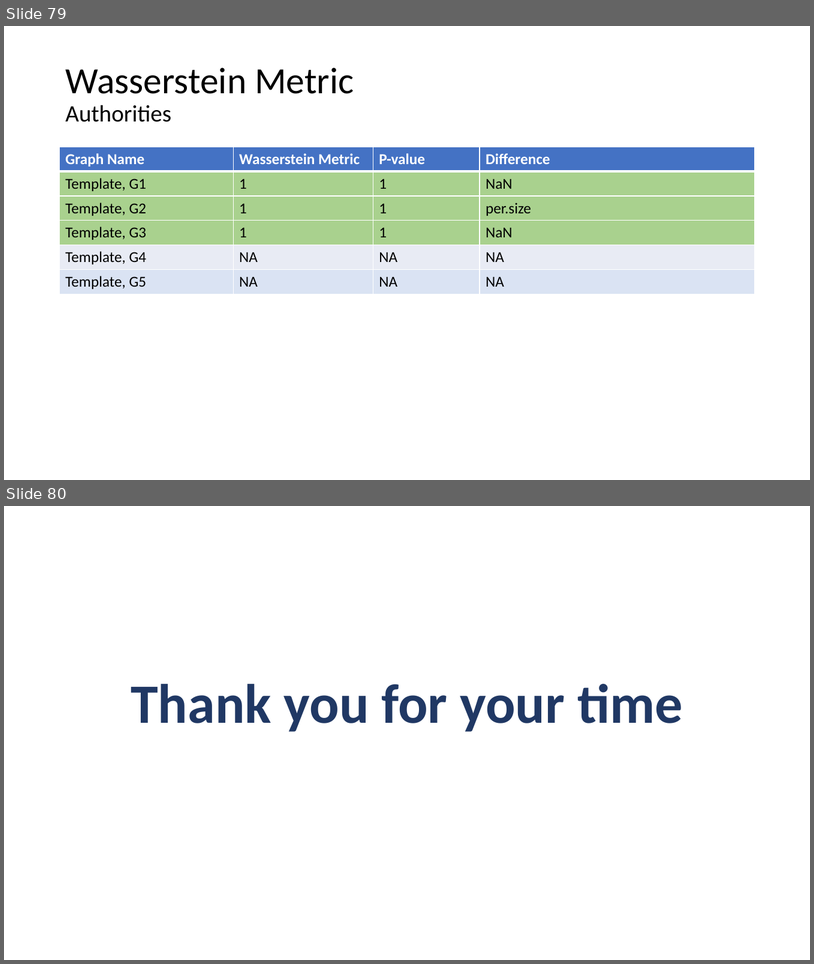
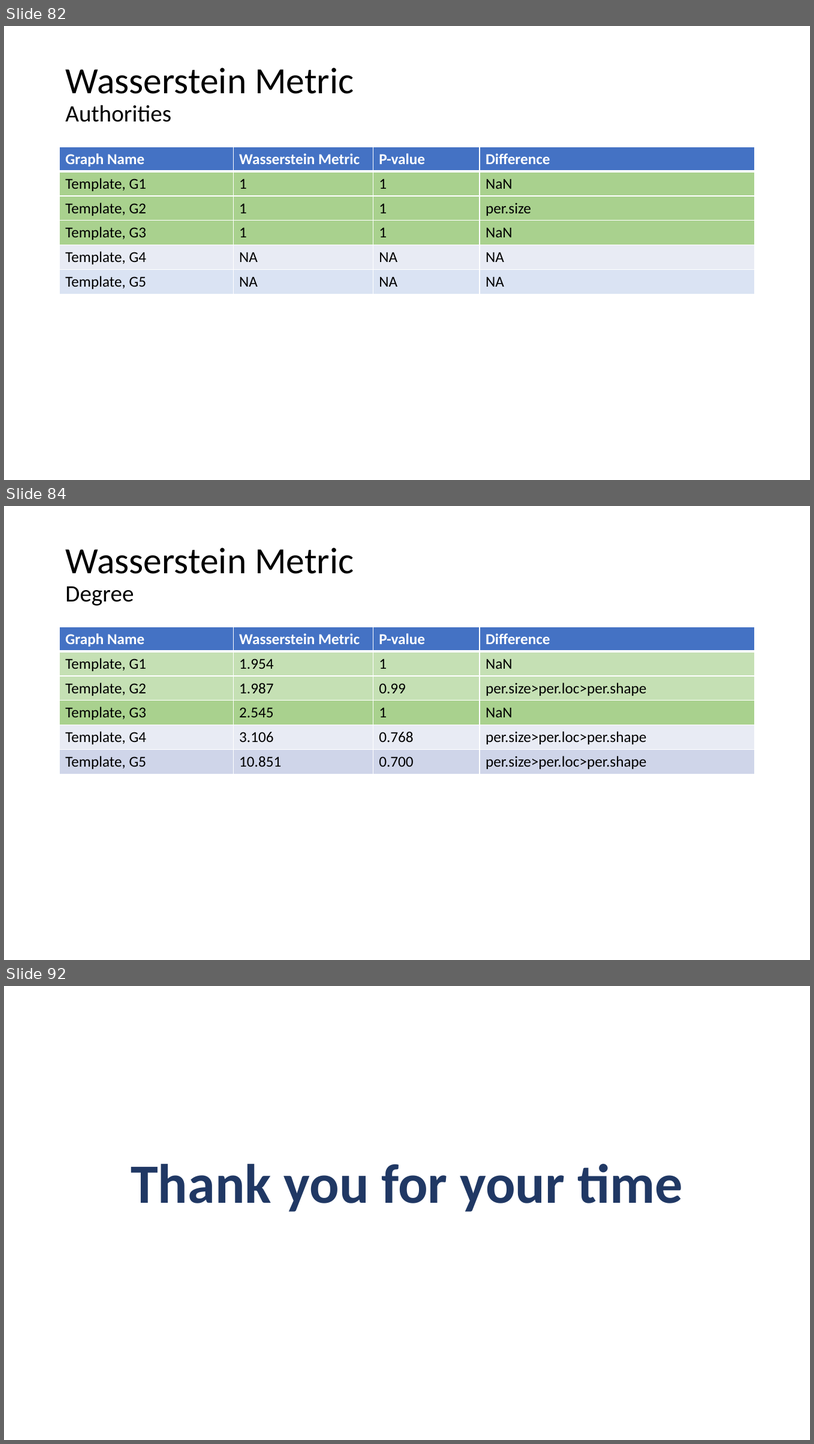
Before and after one commit to AtrayeeNeog/Visualization_2019-20, a slide deck: Documentation/Presentation/Project_Presentation_v2.pptx. Shown one above the other, each under a label of ours: slides 79 and 80 before the commit, slides 82, 84 and 92 after it; the slides between them are not shown. The pictures are 814x964 and 814x1444 pixels, drawn with LibreOffice and Linux fonts; fonts in the diff are those of the drawing. Boxes give left, top, right and bottom in pixels: in the first picture for what was removed or moved away, otherwise in the second. Text is boxed around its words. In the diff, an @@ line names an element or a change of style, - is before the commit and + after.

```diff
--- a/Documentation/Presentation/Project_Presentation_v2.pptx
+++ b/Documentation/Presentation/Project_Presentation_v2.pptx
@@ slide 84 added at (4, 506, 810, 960), background #FFFFFF @@
@@ title added at (65, 547, 354, 606), 44 pt, text #000000 @@
+Wasserstein Metric
+Degree
@@ table added at (60, 627, 755, 774), 6 rows, 4 columns @@
+Graph Name | Wasserstein Metric | P-value | Difference
+Template, G1 | 1.954 | 1 | NaN
+Template, G2 | 1.987 | 0.99 | per.size>per.loc>per.shape
+Template, G3 | 2.545 | 1 | NaN
+Template, G4 | 3.106 | 0.768 | per.size>per.loc>per.shape
+Template, G5 | 10.851 | 0.700 | per.size>per.loc>per.shape
@@ what was slide 79 is now slide 82 @@
@@ what was slide 80 is now slide 92 @@
```
Also in this commit, not shown: 1 slide changed, 11 other slides added, 1 other file.
